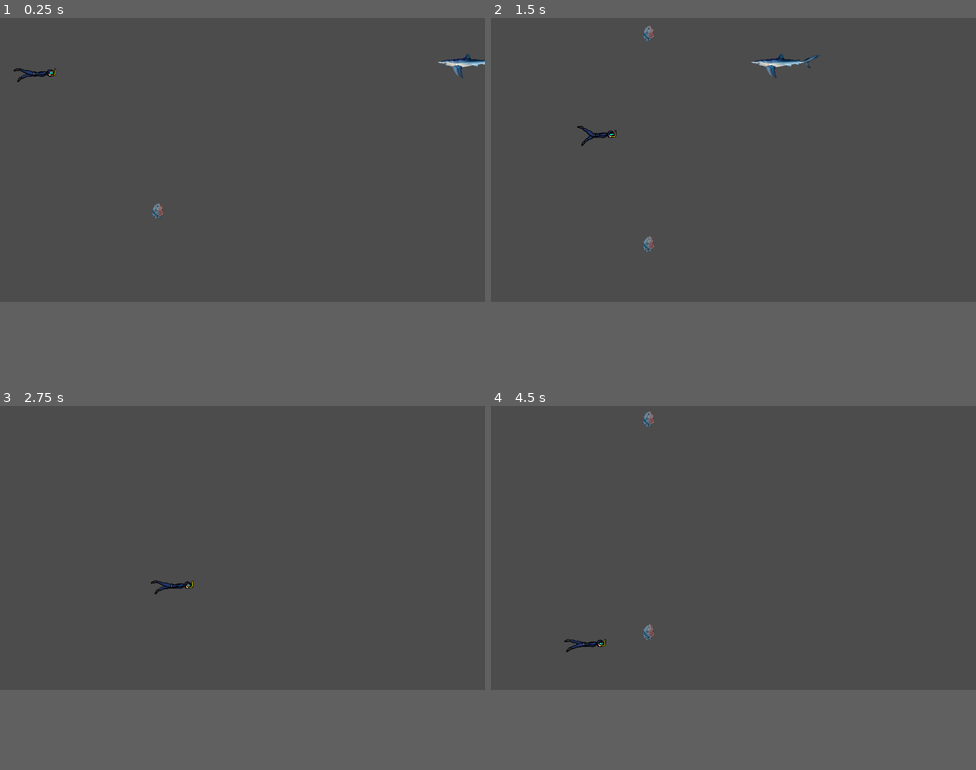
Above: before the commit, frames 1-4 (two rows, left to right).
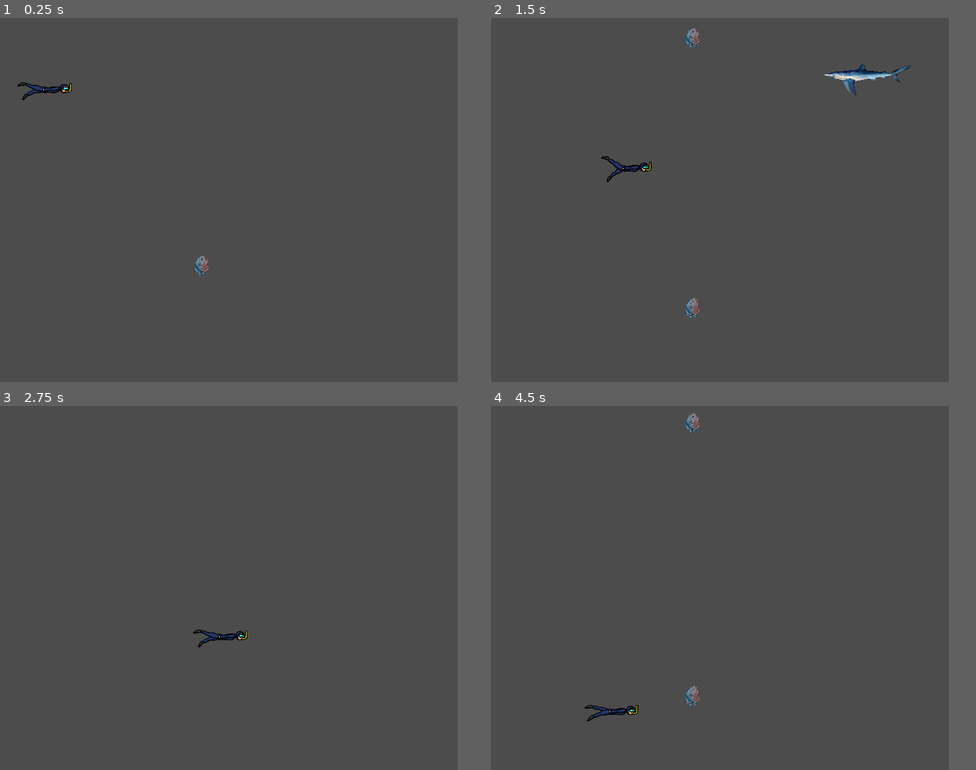
Above: after the commit, the same moments.

Repository: Daisinkaizer/Gracias-Amix-op---
Game: Godot game, scene res://escenas/Mundo/mundo.tscn
Same seed, same stepped clock (60 frames per second), same inputs: the game is played once before the commit and once after it.
Inputs:
- Up to frame 1 (0.25 s): no input
- Up to frame 2 (1.5 s): hold Right (ui_right) 0.53-1.28 s; hold Down (ui_down) from 1.28 s (still down)
- Up to frame 3 (2.75 s): release Down (ui_down) at 2.03 s; hold Right (ui_right) from 2.03 s (still down)
- Up to frame 4 (4.5 s): release Right (ui_right) at 2.78 s; hold Up (ui_up) 2.78-3.53 s; hold Left (ui_left) from 3.53 s (still down)
In our replay, the window is 800x468 before the commit and 755x600 after it. These sizes can differ from the game's own. Grey fills any space a smaller window leaves; there, only what the larger window draws over its background counts as a difference.

The runs differ from the first frame. In frame 1, 0.7% of the frame differs, in the area x 2-100%, y 9-71%; in frame 2, 1.4%, in the area x 17-87%, y 2-83%; in frame 3, 0.3%; in frame 4, 0.7%.

Commit message:
ajustes menores
comentarios en determinados scripts para simplificar trabajos

Diff:
--- a/project.godot
+++ b/project.godot
@@ -19,6 +19,10 @@
 run/main_scene="res://escenas/Mundo/mundo.tscn"
 config/icon="res://icon.png"
 
+[display]
+
+window/size/width=755
+
 [rendering]
 
 environment/default_environment="res://default_env.tres"
Binary file added: assets/Fortnite.ttf
